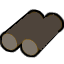
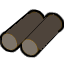
Revision of a layered w=64, h=64 image; what changed, layer by layer:
added layer "Ebene" in group "Group added by GIMP #1" over [17, 16, 48, 47]
renamed "Layer 13 copy 2" to "Curves 1", painted on it, masked it over [21, 16, 48, 45]
added layer "Layer 13 copy 2" in group "Group added by GIMP #1" over [21, 16, 48, 45]
renamed "Layer 13 copy" to "Curves 1 copy", painted on it, masked it over [17, 18, 45, 47]
added layer "Layer 13 copy" in group "Group added by GIMP" over [17, 18, 45, 47]
